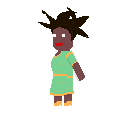
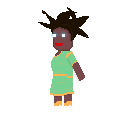
The second 128x128 image is a revision of the first. Changes to its layers:
added layer "Layer 2" above "Layer 1" over <box>50,27,73,55</box>
